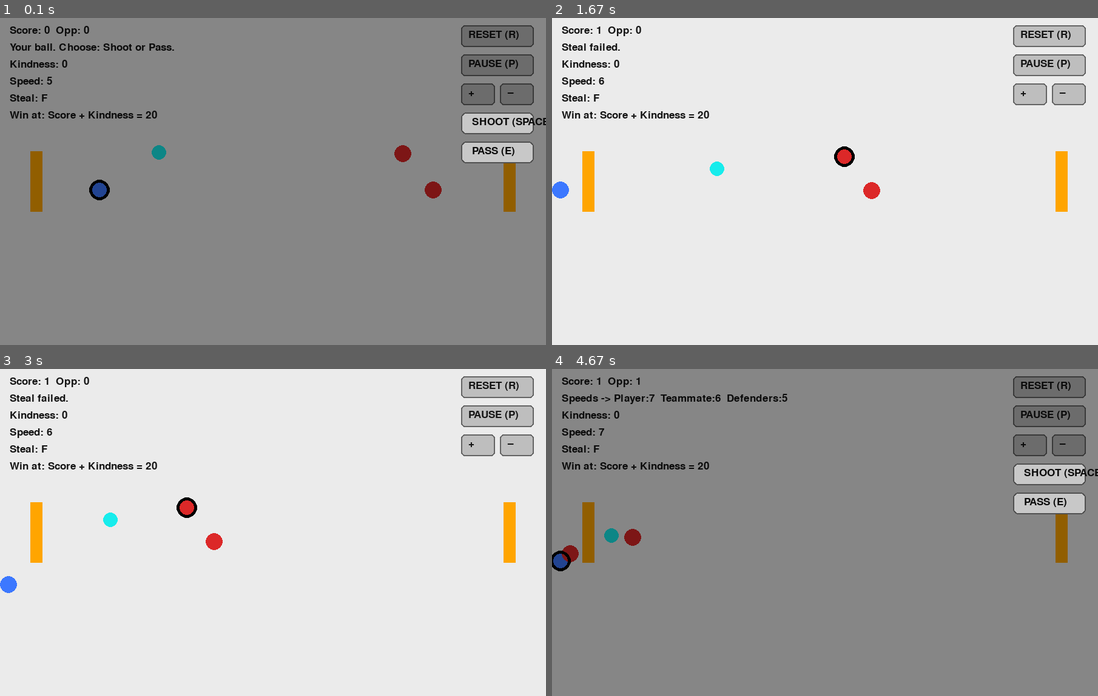
Above: before the commit, frames 1-4 (two rows, left to right).
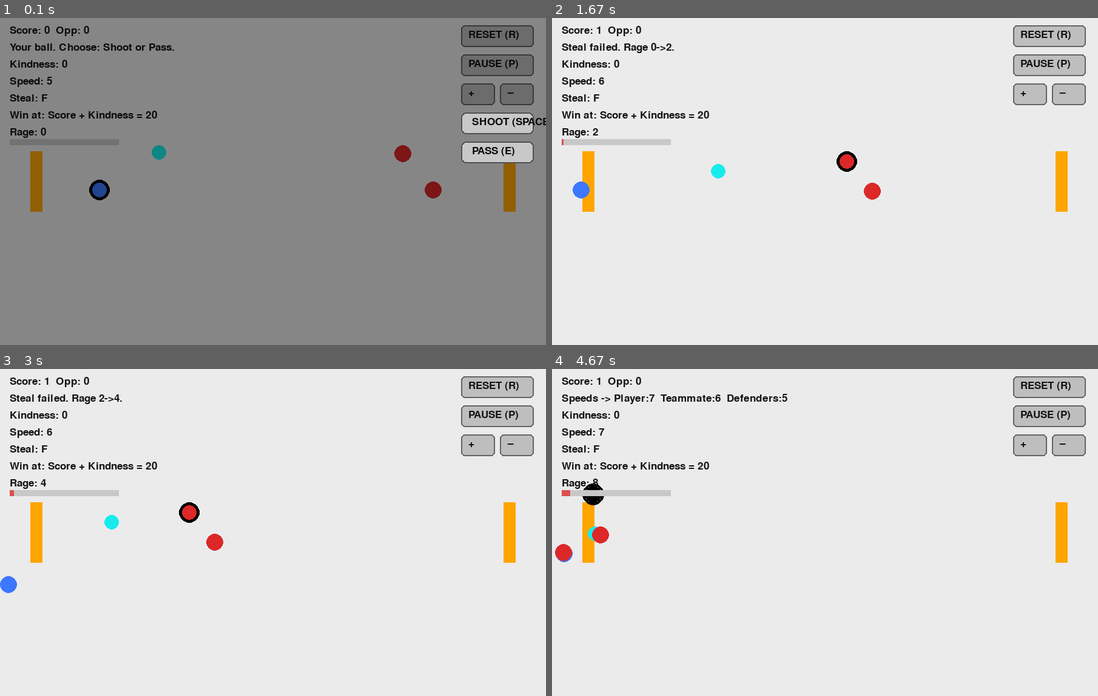
Above: after the commit, the same moments.

Repository: SHARKPUPET/Kindness-basketball-2v2.
Game: pygame game, started from pygame_coding.py
Two runs of this game, one before a commit and one after it. Both use one fixed random seed, a clock stepped at 60 frames per second and the inputs below.
Inputs (mouse positions are in pixels of both pictures, inside the frame that each line leads up to):
- Up to frame 1 (0.1 s): no input
- Up to frame 2 (1.67 s): tap Space at 0.33 s; hold F 0.67-1.2 s; hold Left 0.67-1.2 s; press the mouse at (1032, 93) at 1.27 s; move the mouse to (1005, 145) at 1.37 s; release the mouse at (983, 194) at 1.5 s; hold Left from 1.57 s (still down); tap F at 1.63 s
- Up to frame 3 (3 s): tap F at 1.93, 2.87 s; release Left at 2.1 s; tap P at 2.13 s; press the mouse at (496, 414) at 2.5 s; move the mouse to (322, 486) at 2.6 s; release the mouse at (147, 558) at 2.73 s; hold S from 2.8 s (still down)
- Up to frame 4 (4.67 s): release S at 3.1 s; hold Left 3.13-3.53 s; tap F at 3.2, 3.5, 3.63, 4.37 s; tap = at 3.28, 4.45 s; hold W 3.57-3.93 s; tap - at 3.72 s; click "Opponent shoots!" at 4.02 s; hold D from 4.3 s (still down)

The runs differ from the first frame. In frame 1, less than 0.1% of the frame differs, in the area x 1-9%, y 33-37%; in frame 2, 1.0%; in frame 3, 0.8%; in frame 4, 99%, in the area x 0-100%, y 0-100%.

Commit message:
Update pygame_coding.py

Diff:
--- a/pygame_coding.py
+++ b/pygame_coding.py
@@ -2,7 +2,9 @@
 pygame.init()
 
 # Keep mouse noise down; only use clicks for UI
-pygame.event.set_blocked([pygame.MOUSEMOTION, pygame.MOUSEWHEEL, pygame.MOUSEBUTTONUP])
+pygame.event.set_blocked(
+    [pygame.MOUSEMOTION, pygame.MOUSEWHEEL, pygame.MOUSEBUTTONUP]
+)
 pygame.event.set_allowed([pygame.QUIT, pygame.KEYDOWN, pygame.MOUSEBUTTONDOWN])
 
 # -------- window --------
@@ -17,6 +19,7 @@
 
 # Colors
 BG = (235, 235, 235)
+
 PLAYER = (60, 120, 255)
 TEAM = (23, 236, 236)
 DEF = (220, 40, 40)
@@ -30,6 +33,27 @@
     r.x = clamp(r.x, 0, WIDTH - r.width)
     r.y = clamp(r.y, 0, HEIGHT - r.height)
 
+# NEW: shot animation helpers
+def qbezier(p0, p1, p2, t):
+    u = 1 - t
+    return (u*u*p0[0] + 2*u*t*p1[0] + t*t*p2[0],
+            u*u*p0[1] + 2*u*t*p1[1] + t*t*p2[1])
+
+def make_shot_anim(shooter_rect, hoop_rect, frames=36):
+    sx, sy = shooter_rect.center
+    hx, hy = hoop_rect.center
+    mx, my = (sx + hx) / 2, (sy + hy) / 2 - 130  # arc height
+    return {
+        "start": (sx, sy),
+        "ctrl":  (mx, my),
+        "end":   (hx - 6, hy),
+        "t": 0.0,
+        "dt": 1.0 / max(1, int(frames)),
+        "shooter_id": ("player" if shooter_rect is player else
+                       "teammate" if shooter_rect is teammate else
+                       "def1" if shooter_rect is def1 else "def2")
+    }
+
 # Entities
 player = pygame.Rect(150, HEIGHT // 2, 28, 28)
 teammate = pygame.Rect(250, HEIGHT // 2 - 60, 24, 24)
@@ -37,10 +61,10 @@
 def2 = pygame.Rect(WIDTH - 250, HEIGHT // 2 - 60, 28, 28)
 
 # --- Call-for-ball settings ---
-CALL_KEY = pygame.K_q         # press Q to call for pass
-CALL_RANGE = 360              # teammate must be within this distance to consider
-CALL_CD_FRAMES = 45           # ~0.75s at 60 FPS to avoid spam
-call_cd = 0                   # runtime cooldown
+CALL_KEY = pygame.K_q
+CALL_RANGE = 360
+CALL_CD_FRAMES = 45
+call_cd = 0
 
 # Params (defaults restored on hard reset)
 DEFAULT_SPEED = 5
@@ -61,10 +85,17 @@
 STEAL_RANGE = 36
 STEAL_CD_FRAMES = 20
 
+# RAGE: emotion meter settings/state
+RAGE_MIN, RAGE_MAX = 0, 100
+RAGE_DECAY_FRAMES = 75
+rage = 0
+rage_decay_tick = 0
+
 # Game state
 score = opp_score = 0
 kindness_score = 0
-msg = "Move: WASD/Arrows | Shoot: SPACE | Pass: E | Call: Q| Steal: F | Reset: R | Pause: P | Quit: ESC"
+msg = ("Move: WASD/Arrows | Shoot: SPACE | Pass: E | Call: Q| Steal: F | "
+       "Reset: R | Pause: P | Quit: ESC")
 ball_holder = "player"         # "player", "teammate", "def1", "def2"
 shooting_anim = None
 paused = False
@@ -96,19 +127,15 @@
 BTN_PASS  = pygame.Rect(WIDTH - 140, 204, 120, 36)
 
 def teammate_should_pass(to_player: pygame.Rect) -> bool:
-    # base chance improves when you’re closer
     d = dist(teammate, to_player)
     if d > CALL_RANGE:
         return False
-    base = 0.85 - clamp((d - 60) / 240.0, 0, 1) * 0.50   # ~0.85 close -> ~0.35 far
-
-    # penalize if a defender is hugging either the passer or receiver
+    base = 0.85 - clamp((d - 60) / 240.0, 0, 1) * 0.50
     near_passer = min(dist(teammate, def1), dist(teammate, def2))
     near_receiver = min(dist(to_player, def1), dist(to_player, def2))
     penalty = 0.0
     if near_passer < 60:   penalty += 0.25
     if near_receiver < 60: penalty += 0.25
-
     p = clamp(base - penalty, 0.10, 0.90)
     return random.random() < p
 
@@ -117,14 +144,15 @@
     base = (210, 210, 210) if rect.collidepoint(mouse_pos) else (190, 190, 190)
     pygame.draw.rect(WIN, base, rect, border_radius=6)
     pygame.draw.rect(WIN, (100, 100, 100), rect, 2, border_radius=6)
-    WIN.blit(FONT.render(label, True, (20, 20, 20)), (rect.x + 12, rect.y + 7))
+    WIN.blit(FONT.render(label, True, (20, 20, 20)),
+             (rect.x + 12, rect.y + 7))
 
 def draw_ball_outline(rect):
     pygame.draw.circle(WIN, BALL, rect.center, rect.width // 2 + 3, 5)
 
 def toggle_pause():
     global paused, msg
-    if game_over:  # no pausing a win screen, thanks
+    if game_over:
         return
     paused = not paused
     msg = "Paused. Press P or Button to resume." if paused else "Resumed!"
@@ -134,7 +162,8 @@
     speed = clamp(speed + delta, MIN_SPD, MAX_SPD)
     teammate_speed = clamp(teammate_speed + delta, MIN_AI_SPD, MAX_AI_SPD)
     defender_speed = clamp(defender_speed + delta, MIN_AI_SPD, MAX_AI_SPD)
-    msg = f"Speeds -> Player:{speed}  Teammate:{teammate_speed}  Defenders:{defender_speed}"
+    msg = (f"Speeds -> Player:{speed}  Teammate:{teammate_speed}  "
+           f"Defenders:{defender_speed}")
 
 def shot_make_prob(shooter_rect, hoop_rect, defenders):
     dx = shooter_rect.centerx - hoop_rect.centerx
@@ -178,12 +207,22 @@
     if who == "player" and FREEZE_ON_POSSESSION:
         enter_decision()
 
-def try_player_steal(holder_rect):
-    if dist(player, holder_rect) > STEAL_RANGE:
-        return False
-    d = dist(player, holder_rect)
-    p = clamp(0.45 - (d / max(1.0, STEAL_RANGE)) * 0.35, 0.10, 0.45)
-    return random.random() < p
+# Rage helpers
+def check_rage_loss():
+    global game_over, paused, decision_mode, msg
+    if not game_over and rage >= 50:
+        game_over = True
+        paused = True
+        decision_mode = False
+        msg = "You lost! Too much rage. Press R to restart."
+
+def adjust_rage(delta, note=None):
+    global rage, msg
+    old = rage
+    rage = clamp(rage + delta, RAGE_MIN, RAGE_MAX)
+    if note:
+        msg = f"{note} Rage {old}->{rage}."
+    check_rage_loss()
 
 # WIN: check function
 def check_win():
@@ -194,15 +233,23 @@
         decision_mode = False
         msg = "You win! Press R to restart."
 
+def try_player_steal(holder_rect):
+    if dist(player, holder_rect) > STEAL_RANGE:
+        return False
+    d = dist(player, holder_rect)
+    p = clamp(0.45 - (d / max(1.0, STEAL_RANGE)) * 0.35, 0.10, 0.45)
+    return random.random() < p
+
 def hard_reset():
     global speed, defender_speed, teammate_speed
     global score, opp_score, kindness_score, msg, shooting_anim
     global teammate_shot_cooldown, player_steal_cd, passing
     global player_target, teammate_target, decision_mode, decision_holder
     global call_cd, game_over
+    global rage, rage_decay_tick
 
     call_cd = 0
-    game_over = False  # WIN: reset win state
+    game_over = False
 
     # reset speeds to defaults
     speed = DEFAULT_SPEED
@@ -219,7 +266,8 @@
     score = 0
     opp_score = 0
     kindness_score = 0
-    msg = "Reset. Move: WASD/Arrows | Shoot: SPACE | Pass: E | Steal: F | Reset: R | Pause: P | Quit: ESC"
+    msg = ("Reset. Move: WASD/Arrows | Shoot: SPACE | Pass: E | Steal: F | "
+           "Reset: R | Pause: P | Quit: ESC")
     shooting_anim = None
     teammate_shot_cooldown = 0
     player_steal_cd = 0
@@ -228,6 +276,10 @@
     # targets
     player_target[:] = [player.x, player.y]
     teammate_target[:] = [teammate.x, teammate.y]
+
+    # RAGE: reset
+    rage = 0
+    rage_decay_tick = 0
 
     # give ball to player and freeze
     decision_mode = False
@@ -261,19 +313,22 @@
                 if BTN_SHOOT.collidepoint(e.pos):
                     # queue shot
                     close_d = min(dist(player, def1), dist(player, def2))
-                    block_chance = 0.02 + clamp((60 - close_d) / 60.0, 0, 1) * 0.25
+                    block_chance = (0.02 +
+                                    clamp((60 - close_d) / 60.0, 0, 1) * 0.25)
                     if close_d < 60 and random.random() < block_chance:
                         msg = "Shot BLOCKED!"
+                        adjust_rage(+10, "Shot BLOCKED!")
                         exit_decision()
                         give_ball_to(random.choice(["def1", "def2"]))
                     else:
                         msg = "Shot Attempt..."
-                        shooting_anim = ("player", 20)
+                        shooting_anim = make_shot_anim(player, right_hoop, frames=36)
                         exit_decision()
                 elif BTN_PASS.collidepoint(e.pos):
                     start_pass(player, teammate, frames=18)
                     kindness_score += 1
-                    check_win()  # WIN: kindness changed
+                    adjust_rage(-2, "Nice pass.")
+                    check_win()
                     exit_decision()
 
         # Keys
@@ -293,42 +348,53 @@
             elif decision_mode and decision_holder == "player" and not game_over:
                 if e.key == pygame.K_SPACE:
                     close_d = min(dist(player, def1), dist(player, def2))
-                    block_chance = 0.02 + clamp((60 - close_d) / 60.0, 0, 1) * 0.25
+                    block_chance = (0.02 +
+                                    clamp((60 - close_d) / 60.0, 0, 1) * 0.25)
                     if close_d < 60 and random.random() < block_chance:
                         msg = "Shot BLOCKED!"
+                        adjust_rage(+10, "Shot BLOCKED!")
                         exit_decision()
                         give_ball_to(random.choice(["def1", "def2"]))
                     else:
                         msg = "Shot Attempt..."
-                        shooting_anim = ("player", 20)
+                        shooting_anim = make_shot_anim(player, right_hoop, frames=36)
                         exit_decision()
                 elif e.key == pygame.K_e:
                     start_pass(player, teammate, frames=18)
                     kindness_score += 1
-                    check_win()  # WIN: kindness changed
+                    adjust_rage(-2, "Nice pass.")
+                    check_win()
                     exit_decision()
 
             # Steal input during live play (opponent has ball)
-            elif not paused and not decision_mode and not game_over and ball_holder in ("def1", "def2") and e.key == STEAL_KEY:
+            elif (not paused and not decision_mode and not game_over and
+                  ball_holder in ("def1", "def2") and e.key == STEAL_KEY):
                 if player_steal_cd == 0:
                     holder = def1 if ball_holder == "def1" else def2
                     if try_player_steal(holder):
                         msg = "You stole the ball!"
-                        give_ball_to("player")  # auto-freeze here
+                        adjust_rage(-5, "You stole it.")
+                        give_ball_to("player")
                     else:
                         msg = "Steal failed."
+                        adjust_rage(+2, "Steal failed.")
                     player_steal_cd = STEAL_CD_FRAMES
                 else:
                     msg = "Steal cooling down..."
             # Call for the ball (Q) when teammate has it
             elif ball_holder == "teammate" and e.key == CALL_KEY and not game_over:
                 if call_cd == 0 and passing is None and shooting_anim is None:
-                    if dist(player, teammate) <= CALL_RANGE and teammate_should_pass(player):
-                        start_pass(teammate, player, frames=max(10, int(dist(player, teammate) / 20)))
+                    if (dist(player, teammate) <= CALL_RANGE and
+                            teammate_should_pass(player)):
+                        start_pass(teammate, player,
+                                   frames=max(10, int(dist(player, teammate)
+                                                      / 20)))
                         msg = "You called for it! Teammate passing..."
+                        adjust_rage(-1, "Got the ball.")
                         call_cd = CALL_CD_FRAMES
                     else:
                         msg = "Teammate ignored your call."
+                        adjust_rage(+1, "Ignored call.")
                         call_cd = CALL_CD_FRAMES
                 else:
                     msg = "Call cooling down..."
@@ -342,6 +408,13 @@
             player_steal_cd -= 1
         if call_cd > 0:
             call_cd -= 1
+
+        # RAGE: passive decay
+        if rage > 0:
+            rage_decay_tick += 1
+            if rage_decay_tick >= RAGE_DECAY_FRAMES:
+                rage = max(RAGE_MIN, rage - 1)
+                rage_decay_tick = 0
 
         # pass animation
         if passing is not None:
@@ -356,15 +429,17 @@
                 if target is teammate:
                     ball_holder = "teammate"
                 elif target is player:
-                    give_ball_to("player")  # freeze again since you caught it
+                    give_ball_to("player")
                 else:
                     ball_holder = ball_holder  # shouldn't happen
 
         # player movement (manual, live)
         if shooting_anim is None:
             keys = pygame.key.get_pressed()
-            dx = (keys[pygame.K_RIGHT] or keys[pygame.K_d]) - (keys[pygame.K_LEFT] or keys[pygame.K_a])
-            dy = (keys[pygame.K_DOWN]  or keys[pygame.K_s]) - (keys[pygame.K_UP]   or keys[pygame.K_w])
+            dx = ((keys[pygame.K_RIGHT] or keys[pygame.K_d]) -
+                  (keys[pygame.K_LEFT]  or keys[pygame.K_a]))
+            dy = ((keys[pygame.K_DOWN]  or keys[pygame.K_s]) -
+                  (keys[pygame.K_UP]    or keys[pygame.K_w]))
             if dx or dy:
                 mag = (dx*dx + dy*dy) ** 0.5
                 player.x += int(speed * dx / (mag or 1))
@@ -392,11 +467,13 @@
             teammate_target = [teammate.x, teammate.y]
 
             # shoot logic
-            if dist(teammate, right_hoop) < SHOOT_RANGE and shooting_anim is None and teammate_shot_cooldown == 0:
+            if (dist(teammate, right_hoop) < SHOOT_RANGE and
+                    shooting_anim is None and
+                    teammate_shot_cooldown == 0):
                 closest_def = min(dist(teammate, def1), dist(teammate, def2))
                 if closest_def > 50 or random.random() < 0.35:
                     msg = "Teammate shoots!"
-                    shooting_anim = ("teammate", 20)
+                    shooting_anim = make_shot_anim(teammate, right_hoop, frames=36)
                     teammate_shot_cooldown = 45
 
         elif ball_holder in ("def1", "def2"):
@@ -413,7 +490,8 @@
         else:
             # roaming
             if random.random() < 0.01 or dist(teammate, player) < 40:
-                teammate_target = [random.randint(80, WIDTH - 80), random.randint(80, HEIGHT - 80)]
+                teammate_target = [random.randint(80, WIDTH - 80),
+                                   random.randint(80, HEIGHT - 80)]
             dx, dy = teammate_target[0] - teammate.x, teammate_target[1] - teammate.y
             d = max(1, math.hypot(dx, dy))
             if d > 2:
@@ -433,7 +511,8 @@
             holder = def1 if ball_holder == "def1" else def2
             if dist(holder, left_hoop) < SHOOT_RANGE and shooting_anim is None:
                 msg = "Opponent shoots!"
-                shooting_anim = (ball_holder, 20)
+                shooter = def1 if ball_holder == "def1" else def2
+                shooting_anim = make_shot_anim(shooter, left_hoop, frames=36)
         else:
             if ball_holder == "player":
                 ball_rect, off_rect = player, teammate
@@ -447,13 +526,15 @@
             else:
                 main_def, help_def = def2, def1
 
-            dx, dy = ball_rect.centerx - main_def.centerx, ball_rect.centery - main_def.centery
+            dx = ball_rect.centerx - main_def.centerx
+            dy = ball_rect.centery - main_def.centery
             d = max(1, math.hypot(dx, dy))
             main_def.x += int(defender_speed * dx / d + random.randint(-1, 1))
             main_def.y += int(defender_speed * dy / d + random.randint(-1, 1))
             clamp_rect_to_screen(main_def)
 
-            dx, dy = off_rect.centerx - help_def.centerx, off_rect.centery - help_def.centery
+            dx = off_rect.centerx - help_def.centerx
+            dy = off_rect.centery - help_def.centery
             d = max(1, math.hypot(dx, dy))
             if d > 40:
                 help_def.x += int(defender_speed * dx / d + random.randint(-2, 2))
@@ -464,8 +545,10 @@
                 def1, def2 = def2, def1
 
             # AI steal
-            if ball_rect.colliderect(main_def) and random.random() < 0.1 and shooting_anim is None and passing is None:
+            if (ball_rect.colliderect(main_def) and random.random() < 0.1 and
+                    shooting_anim is None and passing is None):
                 msg = "Ball stolen!"
+                adjust_rage(+5, "Ball stolen!")
                 give_ball_to("def1" if main_def == def1 else "def2")
 
         # teammate clutch-steal
@@ -475,45 +558,53 @@
                 msg = "Teammate stole the ball!"
                 ball_holder = "teammate"
                 kindness_score += 1
-                check_win()  # WIN: kindness changed
-
-        # shooting resolution
+                adjust_rage(-3, "Teammate steal.")
+                check_win()
+
+        # NEW: shooting animation + resolution
         if shooting_anim:
-            who, frames = shooting_anim
-            shooting_anim = (who, frames - 1)
-            if frames == 1:
-                if who in ("player", "teammate"):
-                    shooter = player if who == "player" else teammate
+            shooting_anim["t"] += shooting_anim["dt"]
+            t = min(1.0, shooting_anim["t"])
+
+            if t >= 1.0:
+                # resolve make/miss
+                if shooting_anim["shooter_id"] in ("player", "teammate"):
+                    shooter_rect = player if shooting_anim["shooter_id"] == "player" else teammate
                     hoop = right_hoop
                     defenders_list = [def1, def2]
                     team_scored = True
                 else:
-                    shooter = def1 if who == "def1" else def2
+                    shooter_rect = def1 if shooting_anim["shooter_id"] == "def1" else def2
                     hoop = left_hoop
                     defenders_list = [player, teammate]
                     team_scored = False
 
-                p = shot_make_prob(shooter, hoop, defenders_list)
+                p = shot_make_prob(shooter_rect, hoop, defenders_list)
                 if random.random() < p:
                     if team_scored:
                         score += 1
                         msg = "Bucket!"
-                        give_ball_to(random.choice(["def1", "def2"]))   # opponent inbound
-                        check_win()  # WIN: score changed
+                        adjust_rage(-6, "Bucket!")
+                        give_ball_to(random.choice(["def1", "def2"]))
+                        check_win()
                     else:
                         opp_score += 1
                         msg = "Opponent scored!"
-                        give_ball_to("player")                          # you inbound, freeze
+                        adjust_rage(+8, "Opponent scored!")
+                        give_ball_to("player")
                 else:
                     msg = "Missed!"
+                    if team_scored:
+                        adjust_rage(+2, "Missed.")
                     nxt = random.choice(
                         (["def1", "def2"] if team_scored else ["player", "teammate"])
                         + ["player", "teammate", "def1", "def2"]
                     )
                     if nxt == "player":
-                        give_ball_to("player")                          # freeze
+                        give_ball_to("player")
                     else:
                         ball_holder = nxt
+
                 shooting_anim = None
 
     # -------- Draw --------
@@ -530,6 +621,13 @@
         cx, cy = int(passing["pos"][0]), int(passing["pos"][1])
         pygame.draw.circle(WIN, BALL, (cx, cy), 14, 0)
         pygame.draw.circle(WIN, BALL, (cx, cy), 18, 4)
+    elif shooting_anim:
+        bx, by = qbezier(shooting_anim["start"],
+                         shooting_anim["ctrl"],
+                         shooting_anim["end"],
+                         min(1.0, shooting_anim["t"]))
+        pygame.draw.circle(WIN, BALL, (int(bx), int(by)), 14, 0)
+        pygame.draw.circle(WIN, BALL, (int(bx), int(by)), 18, 4)
     else:
         if ball_holder == "player":   draw_ball_outline(player)
         elif ball_holder == "teammate": draw_ball_outline(teammate)
@@ -537,12 +635,23 @@
         elif ball_holder == "def2":   draw_ball_outline(def2)
 
     # HUD
-    WIN.blit(FONT.render(f"Score: {score}  Opp: {opp_score}", True, TXT), (16, 12))
+    WIN.blit(FONT.render(f"Score: {score}  Opp: {opp_score}", True, TXT),
+             (16, 12))
     WIN.blit(FONT.render(msg, True, TXT), (16, 40))
-    WIN.blit(FONT.render(f"Kindness: {kindness_score}", True, TXT), (16, 68))
+    WIN.blit(FONT.render(f"Kindness: {kindness_score}", True, TXT),
+             (16, 68))
     WIN.blit(FONT.render(f"Speed: {speed}", True, TXT), (16, 96))
     WIN.blit(FONT.render("Steal: F", True, TXT), (16, 124))
-    WIN.blit(FONT.render(f"Win at: Score + Kindness = {WIN_TARGET}", True, TXT), (16, 152))  # helpful reminder
+    WIN.blit(FONT.render(f"Win at: Score + Kindness = {WIN_TARGET}", True,
+                         TXT), (16, 152))
+
+    # RAGE: label + bar
+    WIN.blit(FONT.render(f"Rage: {rage}", True, TXT), (16, 180))
+    meter_bg = pygame.Rect(16, 200, 180, 10)
+    pygame.draw.rect(WIN, (200, 200, 200), meter_bg)
+    fill_w = int(meter_bg.width * rage / RAGE_MAX)
+    pygame.draw.rect(WIN, (220, 80, 80),
+                     (meter_bg.x, meter_bg.y, fill_w, meter_bg.height))
 
     # Buttons
     draw_button(BTN_PAUSE, "PAUSE (P)")
@@ -561,7 +670,8 @@
             base = (230, 230, 230) if rect.collidepoint(mouse_pos) else (200, 200, 200)
             pygame.draw.rect(WIN, base, rect, border_radius=8)
             pygame.draw.rect(WIN, (80, 80, 80), rect, 2, border_radius=8)
-            WIN.blit(FONT.render(label, True, (10, 10, 10)), (rect.x + 18, rect.y + 7))
+            WIN.blit(FONT.render(label, True, (10, 10, 10)),
+                     (rect.x + 18, rect.y + 7))
 
         draw_big_button(BTN_SHOOT, "SHOOT (SPACE)")
         draw_big_button(BTN_PASS,  "PASS (E)")
@@ -571,22 +681,39 @@
         overlay = pygame.Surface((WIDTH, HEIGHT), pygame.SRCALPHA)
         overlay.fill((0, 0, 0, 90))
         WIN.blit(overlay, (0, 0))
-        WIN.blit(FONT.render("Paused", True, (10, 10, 10)), (WIDTH // 2 - 40, 12))
-
-    # WIN: victory screen (blocks everything except R)
-    if game_over:
+        WIN.blit(FONT.render("Paused", True, (10, 10, 10)),
+                 (WIDTH // 2 - 40, 12))
+
+    # WIN: victory screen (only if not rage-lost)
+    if game_over and rage < 50:
         overlay = pygame.Surface((WIDTH, HEIGHT), pygame.SRCALPHA)
         overlay.fill((0, 0, 0, 140))
         WIN.blit(overlay, (0, 0))
 
         title = FONT.render("YOU WIN!", True, (255, 255, 255))
-        sub   = FONT.render(f"Score + Kindness = {score + kindness_score} / {WIN_TARGET}", True, (230, 230, 230))
+        sub   = FONT.render(f"Score + Kindness = {score + kindness_score} / "
+                            f"{WIN_TARGET}", True, (230, 230, 230))
         hint  = FONT.render("Press R to restart", True, (210, 210, 210))
 
         WIN.blit(title, (WIDTH//2 - title.get_width()//2, HEIGHT//2 - 40))
         WIN.blit(sub,   (WIDTH//2 - sub.get_width()//2,   HEIGHT//2 - 10))
         WIN.blit(hint,  (WIDTH//2 - hint.get_width()//2,  HEIGHT//2 + 20))
 
+    # lose
+    if game_over and rage >= 50:
+        overlay = pygame.Surface((WIDTH, HEIGHT), pygame.SRCALPHA)
+        overlay.fill((0, 0, 0, 160))
+        WIN.blit(overlay, (0, 0))
+
+        title = FONT.render("YOU LOSE!", True, (255, 80, 80))
+        sub   = FONT.render(f"Rage hit {rage} / 50", True, (240, 200, 200))
+        hint  = FONT.render("Press R to restart", True, (220, 220, 220))
+
+        WIN.blit(title, (WIDTH//2 - title.get_width()//2, HEIGHT//2 - 40))
+        WIN.blit(sub,   (WIDTH//2 - sub.get_width()//2,   HEIGHT//2 - 10))
+        WIN.blit(hint,  (WIDTH//2 - hint.get_width()//2,  HEIGHT//2 + 20))
+
+    # flip every frame
     pygame.display.flip()
 
 pygame.quit()
